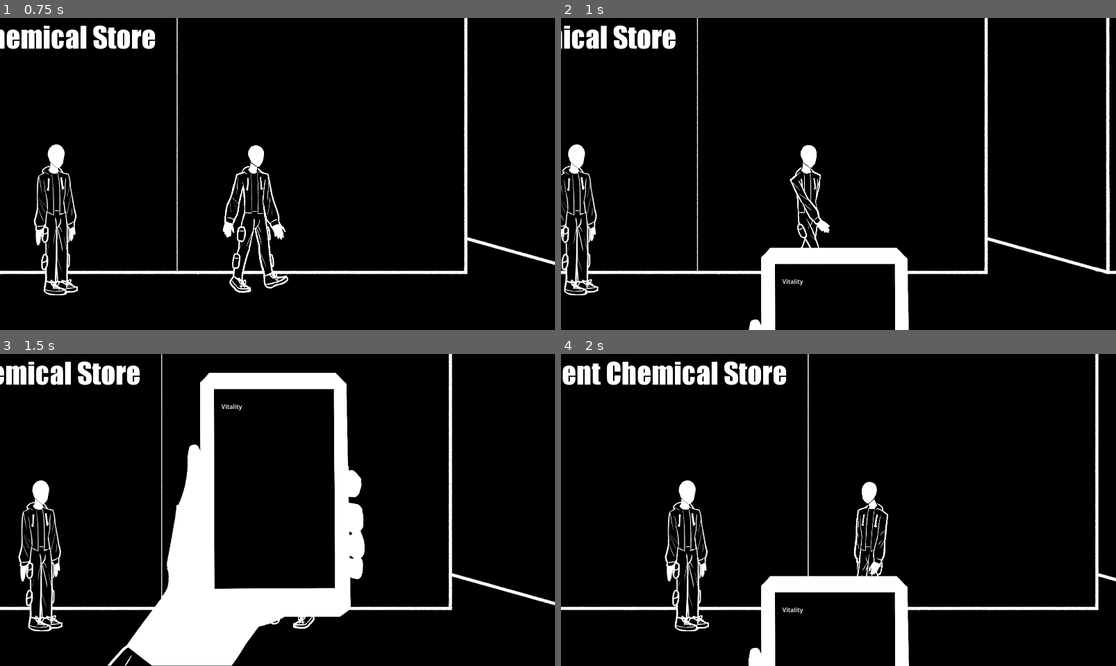
Above: before the commit, frames 1-4 (two rows, left to right).
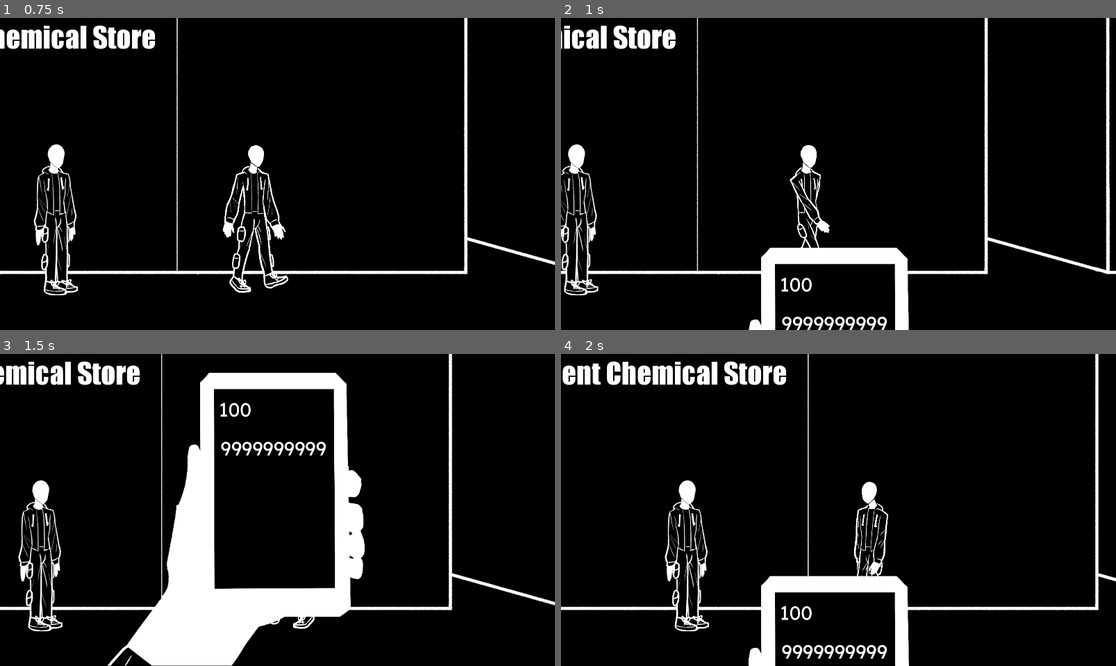
Above: after the commit, the same moments.

Repository: Cobble-Stun/Health-is-Currency
Game: Godot game, scene res://Scenes/Street.tscn
Same seed, same stepped clock (60 frames per second), same inputs: the game is played once before the commit and once after it.
Inputs (mouse positions are in pixels of both pictures, inside the frame that each line leads up to):
- Up to frame 1 (0.75 s): tap Enter at 0.5 s; move the mouse to (399, 158) at 0.52 s; hold Right (Right) from 0.53 s (still down); tap Tab (Phone) at 0.6 s
- Up to frame 2 (1 s): keep holding Right (Right)
- Up to frame 3 (1.5 s): move the mouse to (166, 525) at 1.27 s; release Right (Right) at 1.28 s; hold Left (Left) from 1.28 s (still down); click (166, 525) at 1.35 s
- Up to frame 4 (2 s): keep holding Left (Left); tap Tab (Phone) at 1.55 s

Frame 1 is identical in both runs. In frame 2, 0.6% of the frame differs, in the area x 39-59%, y 83-100%; in frame 3, 0.6%; in frame 4, 0.6%, in the area x 39-59%, y 80-98%.

Commit message:
Please Work

Diff:
--- a/Scenes/Street.tscn
+++ b/Scenes/Street.tscn
@@ -6,9 +6,27 @@
 [ext_resource type="Script" path="res://Scripts/Phone.gd" id="5_eocq7"]
 [ext_resource type="PackedScene" uid="uid://0jnmi4ke1jw" path="res://Prefabs/enemy.tscn" id="5_s6yda"]
 [ext_resource type="Texture2D" uid="uid://clot6sosggjmb" path="res://Sprites/Game Jam Phone Overlay.png" id="6_gifji"]
+[ext_resource type="Theme" uid="uid://defr2d40hwy3d" path="res://Application/UI.tres" id="7_nj1fw"]
+[ext_resource type="Script" path="res://Scripts/Load Scene.gd" id="8_8orns"]
 
 [sub_resource type="RectangleShape2D" id="RectangleShape2D_1i1cv"]
 size = Vector2(164, 774)
+
+[sub_resource type="Animation" id="Animation_s0yxl"]
+resource_name = "Bring Down"
+length = 0.7
+tracks/0/type = "value"
+tracks/0/imported = false
+tracks/0/enabled = true
+tracks/0/path = NodePath(".:position")
+tracks/0/interp = 2
+tracks/0/loop_wrap = true
+tracks/0/keys = {
+"times": PackedFloat32Array(0, 0.7),
+"transitions": PackedFloat32Array(1, 1),
+"update": 0,
+"values": [Vector2(964, 540), Vector2(964, 1700)]
+}
 
 [sub_resource type="Animation" id="Animation_c6fbn"]
 resource_name = "Bring Up"
@@ -26,27 +44,13 @@
 "values": [Vector2(964, 2000), Vector2(964, 540)]
 }
 
-[sub_resource type="Animation" id="Animation_s0yxl"]
-resource_name = "Bring Down"
-length = 0.7
-tracks/0/type = "value"
-tracks/0/imported = false
-tracks/0/enabled = true
-tracks/0/path = NodePath(".:position")
-tracks/0/interp = 2
-tracks/0/loop_wrap = true
-tracks/0/keys = {
-"times": PackedFloat32Array(0, 0.7),
-"transitions": PackedFloat32Array(1, 1),
-"update": 0,
-"values": [Vector2(964, 540), Vector2(964, 1700)]
-}
-
 [sub_resource type="AnimationLibrary" id="AnimationLibrary_eyqp3"]
 _data = {
 "Bring Down": SubResource("Animation_s0yxl"),
 "Bring Up": SubResource("Animation_c6fbn")
 }
+
+[sub_resource type="RectangleShape2D" id="RectangleShape2D_nihbe"]
 
 [node name="Street" type="Node2D"]
 
@@ -84,14 +88,25 @@
 }
 
 [node name="Health" type="RichTextLabel" parent="CanvasLayer/PhoneOverlay"]
-offset_left = -724.812
-offset_top = -1503.76
-offset_right = -684.812
-offset_bottom = -1463.76
+offset_left = -156.0
+offset_top = -293.0
+offset_right = 136.0
+offset_bottom = -176.0
+theme = ExtResource("7_nj1fw")
+text = "Vitality: 100"
 
 [node name="Debt" type="RichTextLabel" parent="CanvasLayer/PhoneOverlay"]
-offset_left = -149.0
-offset_top = -281.0
-offset_right = 120.0
-offset_bottom = -225.0
-text = "Vitality"
+offset_left = -151.0
+offset_top = -192.0
+offset_right = 129.0
+offset_bottom = 191.0
+theme = ExtResource("7_nj1fw")
+text = "Debt: 9999999999"
+
+[node name="LoadScene" type="Area2D" parent="."]
+script = ExtResource("8_8orns")
+
+[node name="CollisionShape2D" type="CollisionShape2D" parent="LoadScene"]
+shape = SubResource("RectangleShape2D_nihbe")
+
+[connection signal="body_entered" from="LoadScene" to="LoadScene" method="_on_body_entered"]
--- /dev/null
+++ b/Scripts/Globals.gd
@@ -0,0 +1,4 @@
+extends Node
+
+var health = 100
+var debt = 9999999999
--- /dev/null
+++ b/Scripts/Load Scene.gd
@@ -0,0 +1,7 @@
+extends Area2D
+
+#@export var scenePath: PackedScene
+
+#func _on_body_entered(body):
+	#if body.name == "Player":
+		#get_tree().change_scene_to_file(scenePath.resource_path)
--- a/Scripts/Phone.gd
+++ b/Scripts/Phone.gd
@@ -17,10 +17,14 @@
 		phoneOverlay.visible = true
 		healthText.visible = true
 		debtText.visible = true
+		healthText.text = str(globals.health)
+		debtText.text = str(globals.debt)
 		animPlayer.play("Bring Up")
 	elif Input.is_action_just_pressed("Phone") and phoneUp:
 		phoneUp = false
 		phoneOverlay.visible = true
 		healthText.visible = true
 		debtText.visible = true
+		healthText.text = str(globals.health)
+		debtText.text = str(globals.debt)
 		animPlayer.play("Bring Down")
--- a/project.godot
+++ b/project.godot
@@ -16,6 +16,10 @@
 boot_splash/show_image=false
 boot_splash/use_filter=false
 config/icon="res://Application/icon.svg"
+
+[autoload]
+
+globals="*res://Scripts/Globals.gd"
 
 [display]
 
Not shown: 1 places in Scenes/Street.tscn that only renumber resources
